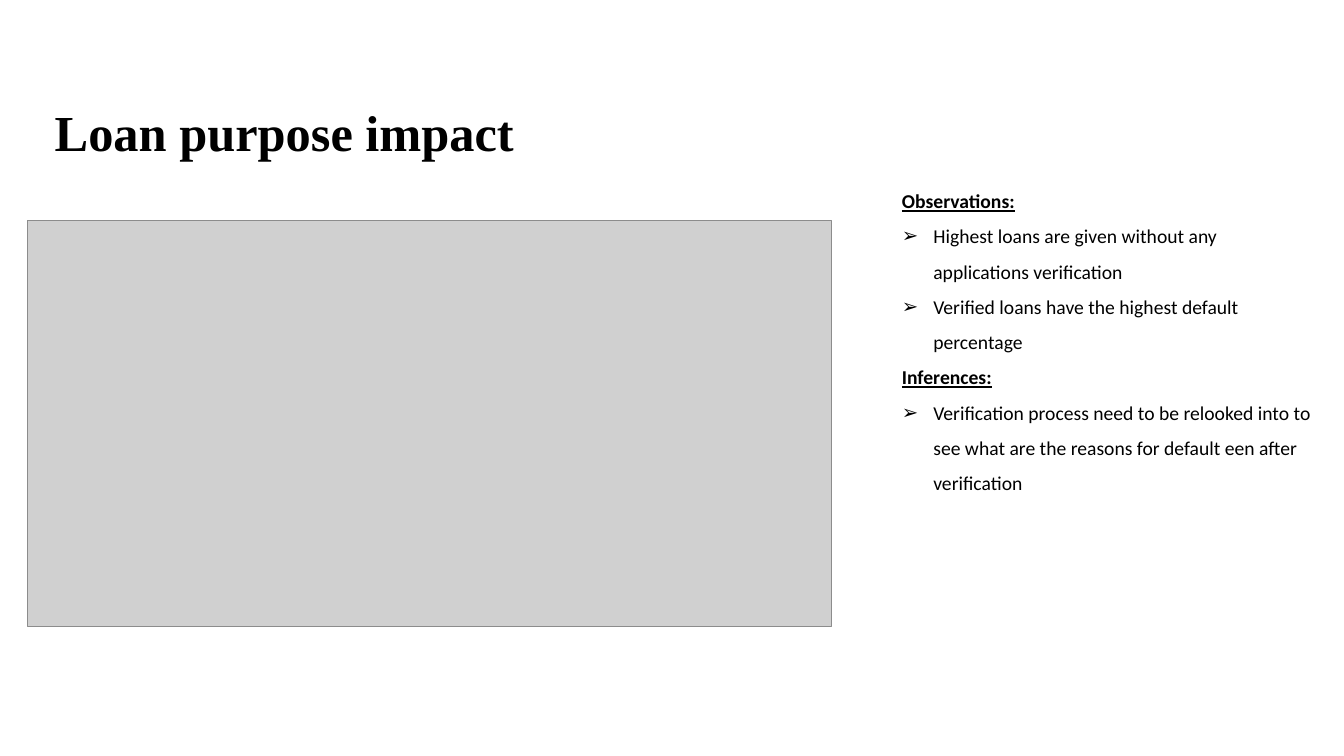
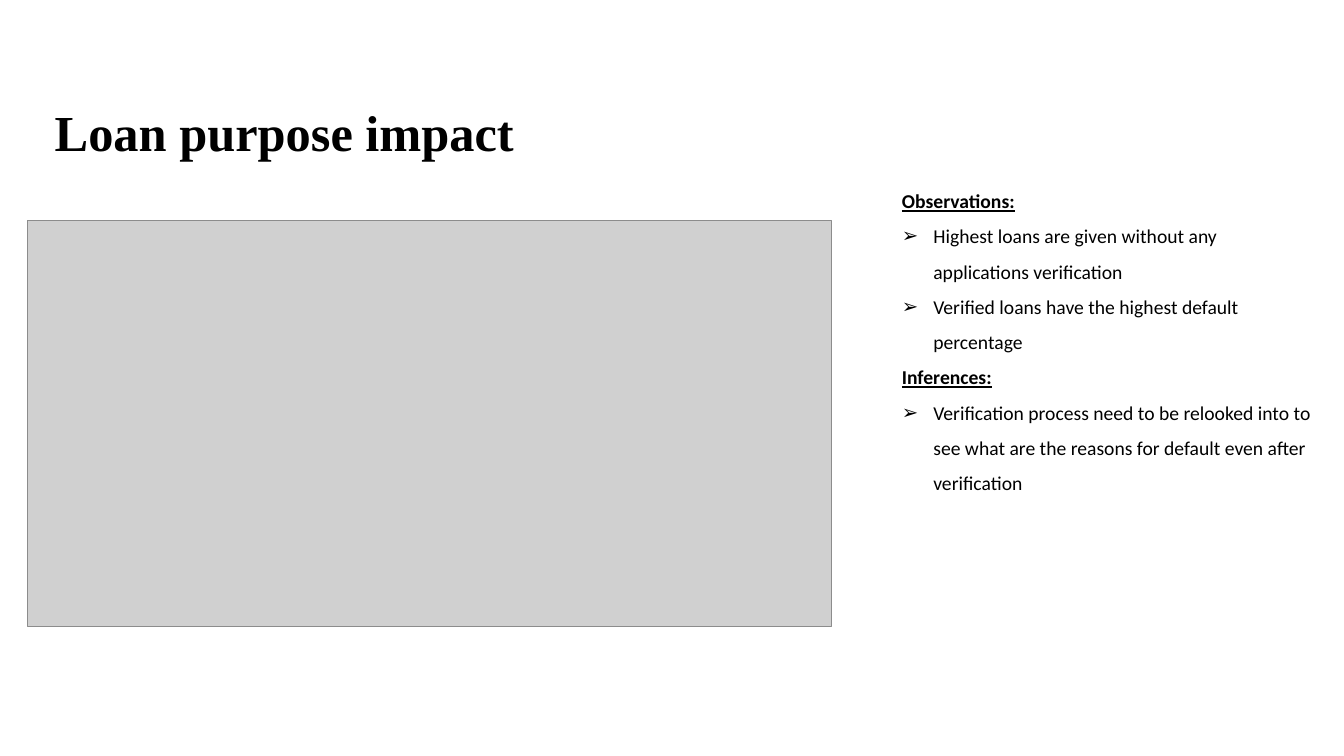
Before and after one commit to Nanditha-G-N/Machine-Learning-Case-Studies, a slide deck: slide 12 of case-study-2/Loan Default case study findings.pptx (slide 11 before the commit). Drawn at 1344x756 pixels with LibreOffice and Linux fonts; fonts in the diff are those of the drawing; grey boxes stand for pictures; background and template pictures are left out. Boxes give left, top, right and bottom in pixels: in the first picture for what was removed or moved away, otherwise in the second. Text is boxed around its words. In the diff, an @@ line names an element or a change of style, - is before the commit and + after.

Commit message:
Update Loan Default case study findings.pptx
updated ppt

```diff
--- a/case-study-2/Loan Default case study findings.pptx
+++ b/case-study-2/Loan Default case study findings.pptx
@@ text at <box>933,406,1311,490</box>: text changed @@
-➢ Verification process need to be relooked into to see what are the reasons for default een after verification
+➢ Verification process need to be relooked into to see what are the reasons for default even after verification
```
Also in this commit, not shown: 7 other slides changed, 1 slide added.
